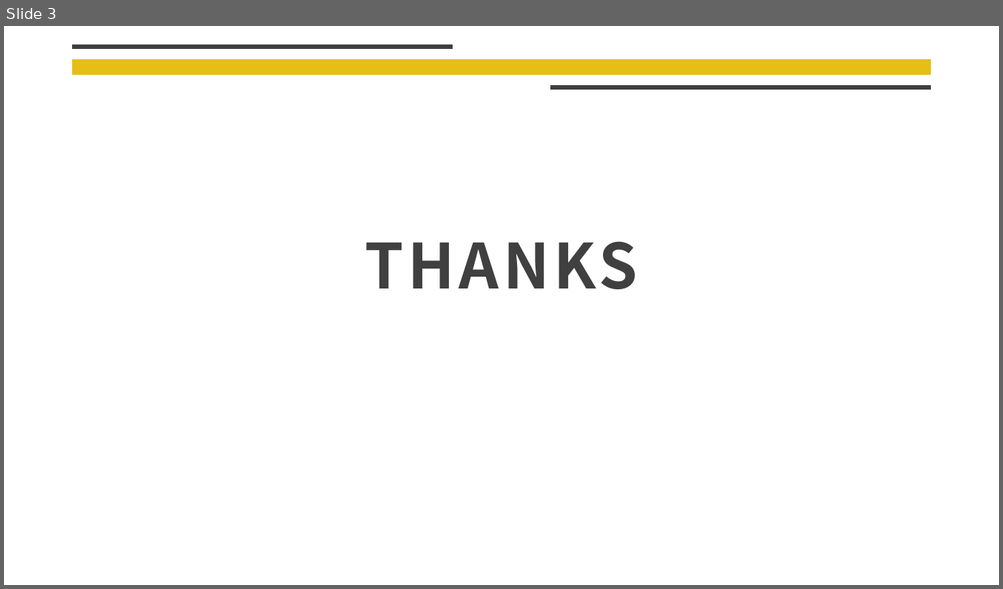
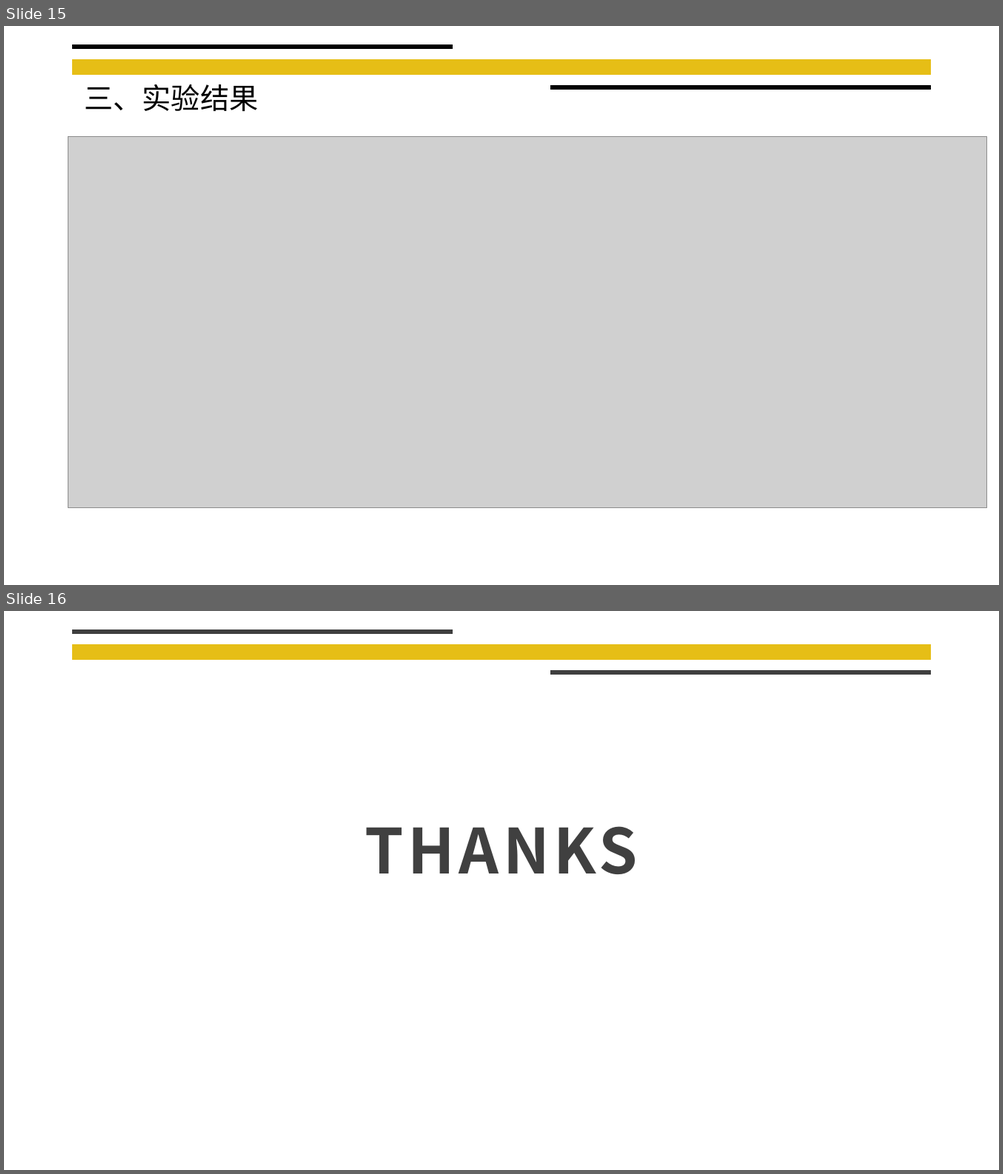
Before and after one commit to liangliang678/UCAS_AI, a slide deck: doc/实验展示.pptx. Shown one above the other, each under a label of ours: slide 3 before the commit, slides 15 and 16 after it. The pictures are 1003x589 and 1003x1174 pixels, drawn with LibreOffice and Linux fonts; fonts in the diff are those of the drawing; grey boxes stand for pictures; background and template pictures are left out. Boxes give left, top, right and bottom in pixels: in the first picture for what was removed or moved away, otherwise in the second. Text is boxed around its words. In the diff, an @@ line names an element or a change of style, - is before the commit and + after.

```diff
--- a/doc/实验展示.pptx
+++ b/doc/实验展示.pptx
@@ slide 15 added at <box>4,26,999,585</box>, background #FFFFFF; not listed: 1 template element that a slide beside it also shows @@
@@ line added from (73, 47) to (452, 47), #000000 4.5 pt @@
@@ text added at <box>84,84,258,111</box>, 28 pt, text #000000 @@
+三、实验结果
@@ line added from (550, 87) to (930, 87), #000000 4.5 pt @@
@@ picture added at <box>68,136,987,508</box> @@
@@ what was slide 3 is now slide 16 @@
```
Also in this commit, not shown: 13 other slides added, 1 slide removed, 2 other files.
